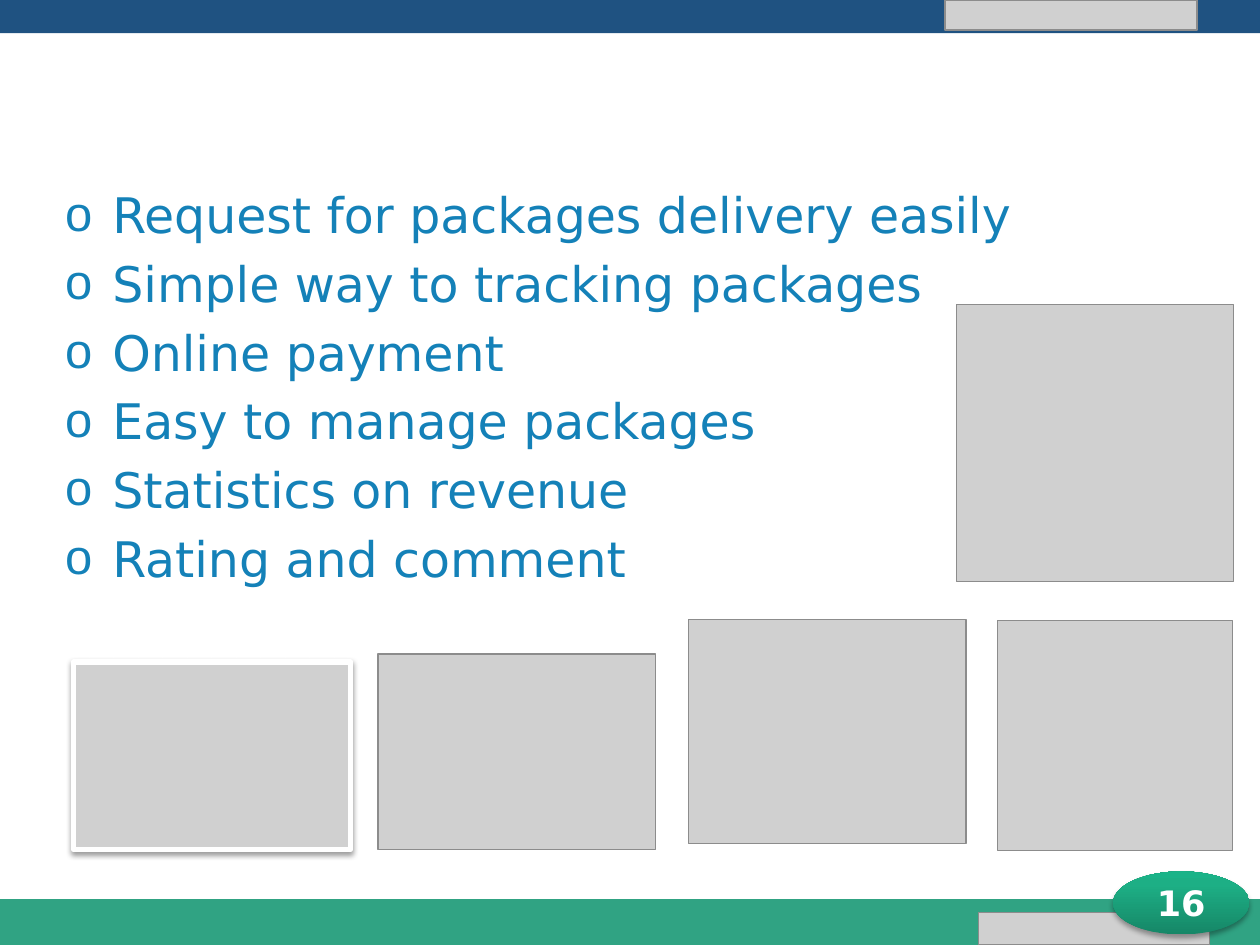
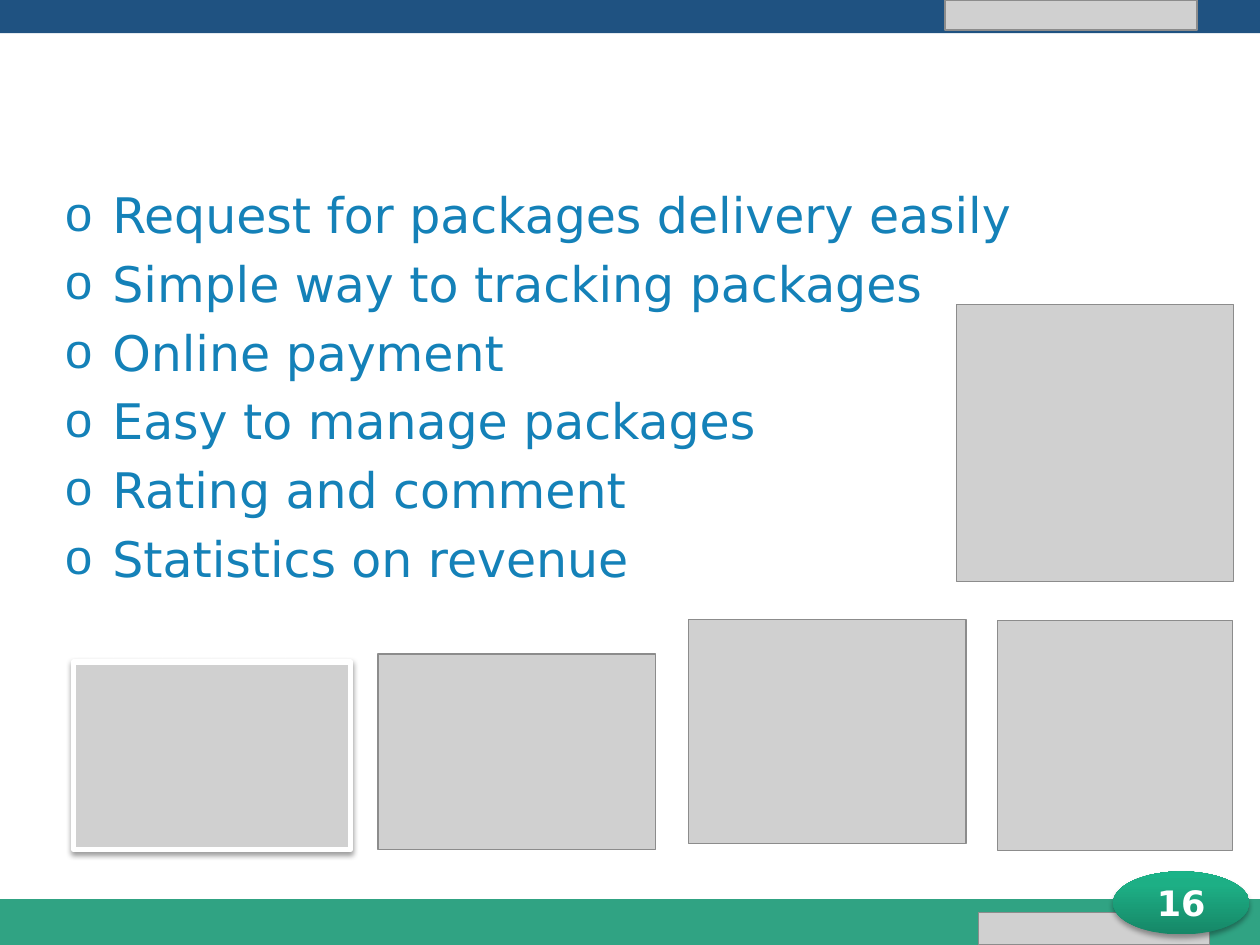
Before and after one commit to longdao2904/capstone-project-teamx, a slide deck: slide 16 of iDeliver presentation.pptx. Drawn at 1260x945 pixels with LibreOffice and Linux fonts; fonts in the diff are those of the drawing; grey boxes stand for pictures; background and template pictures are left out. Boxes give left, top, right and bottom in pixels: in the first picture for what was removed or moved away, otherwise in the second. Text is boxed around its words. In the diff, an @@ line names an element or a change of style, - is before the commit and + after.

```diff
--- a/iDeliver presentation.pptx
+++ b/iDeliver presentation.pptx
@@ text at [112,470,626,518]: paragraph added @@
+o Rating and comment
@@ text at [112,539,626,587]: paragraph removed @@
-o Rating and comment
```
Also in this commit, not shown: 2 other slides changed.
